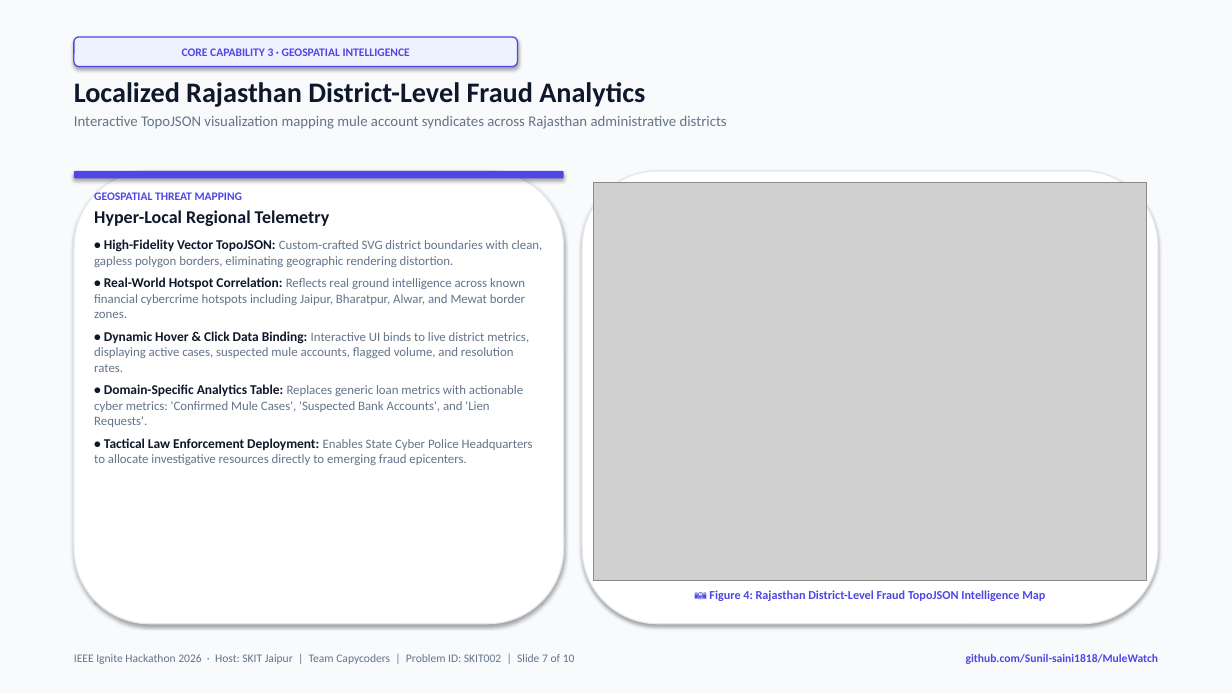
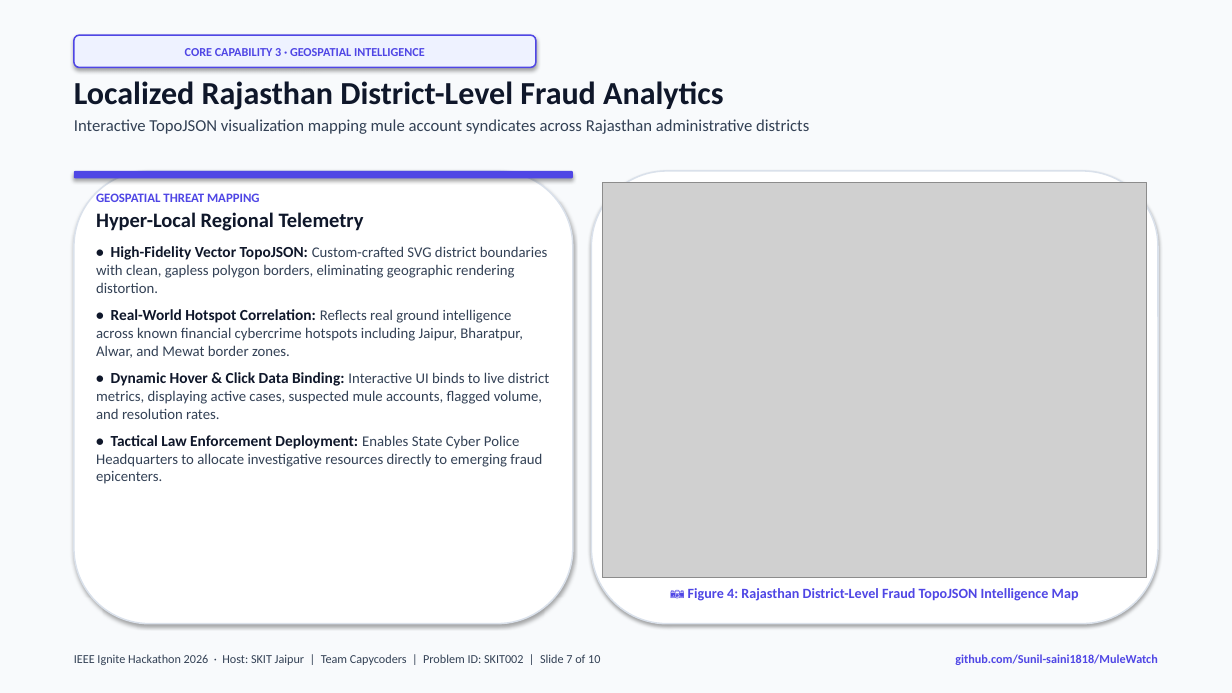
Before and after one commit to Sunil-saini1818/MuleWatch, a slide deck: slide 7 of MuleWatch_Presentation_IEEE_Ignite_2026.pptx. Drawn at 1232x693 pixels with LibreOffice and Linux fonts; fonts in the diff are those of the drawing; grey boxes stand for pictures. Boxes give left, top, right and bottom in pixels: in the first picture for what was removed or moved away, otherwise in the second. Text is boxed around its words. In the diff, an @@ line names an element or a change of style, - is before the commit and + after.

Commit message:
style: enhance typography, visibility, and layout alignment in pitch deck

```diff
--- a/MuleWatch_Presentation_IEEE_Ignite_2026.pptx
+++ b/MuleWatch_Presentation_IEEE_Ignite_2026.pptx
@@ rounded rectangle "CORE CAPABILITY 3 · GEOSPATIAL ...": place and size @@
-rounded rectangle "CORE CAPABILITY 3 · GEOSPATIAL ..." at [74, 37, 518, 67]
+rounded rectangle "CORE CAPABILITY 3 · GEOSPATIAL ..." at [74, 35, 536, 67]
@@ rounded rectangle "CORE CAPABILITY 3 · GEOSPATIAL ..." at [74, 35, 536, 67]: size 9 to 9.5 pt; outline #4F46E5 1 pt to #4F46E5 1.2 pt @@
@@ text "Localized Rajasthan District-Level Fraud Analytics" at [74, 81, 809, 134]: size 22 to 25 pt in "Localized Rajasthan District-Level Fraud Analytics"; size 11.5 to 13 pt, text colour #64748B to #334155 in "Interactive TopoJSON visualization mapping mule account synd ..." @@
@@ rounded rectangle: place and size @@
-rounded rectangle at [74, 171, 564, 178]
+rounded rectangle at [74, 171, 573, 178]
@@ rounded rectangle at [74, 171, 573, 624]: outline #E2E8F0 1 pt to #DAE1EB 1.2 pt @@
@@ rounded rectangle: place and size @@
-rounded rectangle at [74, 171, 564, 624]
+rounded rectangle at [74, 171, 573, 624]
@@ rounded rectangle: place and size @@
-rounded rectangle at [582, 171, 1158, 624]
+rounded rectangle at [592, 171, 1158, 624]
@@ rounded rectangle at [592, 171, 1158, 624]: outline #E2E8F0 1 pt to #DAE1EB 1.2 pt @@
@@ text "GEOSPATIAL THREAT MAPPING" at [96, 193, 549, 484]: size 9 to 10 pt in "GEOSPATIAL THREAT MAPPING"; size 14 to 16 pt in "Hyper-Local Regional Telemetry"; size 10.5 to 12 pt in "• High-Fidelity Vector TopoJSON:", "• Real-World Hotspot Correlation:", "• Dynamic Hover & Click Data Binding:", "• Tactical Law Enforcement Deployment:"; size 10 to 11.5 pt, text colour #64748B to #334155 in "Custom-crafted SVG district boundaries with clean, gapless ...", "Reflects real ground intelligence across known financial ...", "Interactive UI binds to live district metrics, ...", "Enables State Cyber Police Headquarters to allocate ..."; more space between paragraphs @@
@@ picture: place and size @@
-picture at [593, 182, 1147, 580]
+picture at [603, 182, 1147, 578]
@@ text at [94, 384, 523, 427]: paragraph removed @@
-• Domain-Specific Analytics Table: Replaces generic loan metrics with actionable cyber metrics: 'Confirmed Mule Cases', 'Suspected Bank Accounts', and 'Lien Requests'.
@@ text "📷 Figure 4: Rajasthan District-Level ...": place and size @@
-text "📷 Figure 4: Rajasthan District-Level ..." at [709, 590, 1045, 601]
+text "📷 Figure 4: Rajasthan District-Level ..." at [688, 588, 1079, 601]
@@ text "📷 Figure 4: Rajasthan District-Level ..." at [688, 588, 1079, 601]: size 9.5 to 11 pt @@
@@ text "IEEE Ignite Hackathon 2026 · ..." at [74, 654, 600, 665]: size 9 to 9.5 pt, text colour #64748B to #334155 @@
@@ text "github.com/Sunil-saini1818/MuleWatch" at [955, 654, 1157, 665]: size 9 to 9.5 pt @@
```
Also in this commit, not shown: 9 other slides changed, 1 other file.
